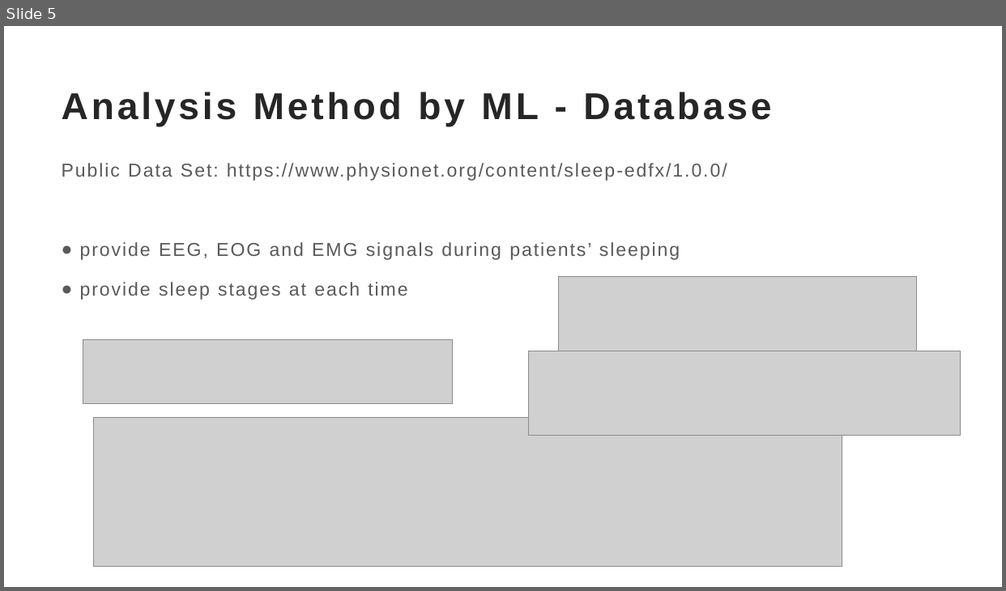
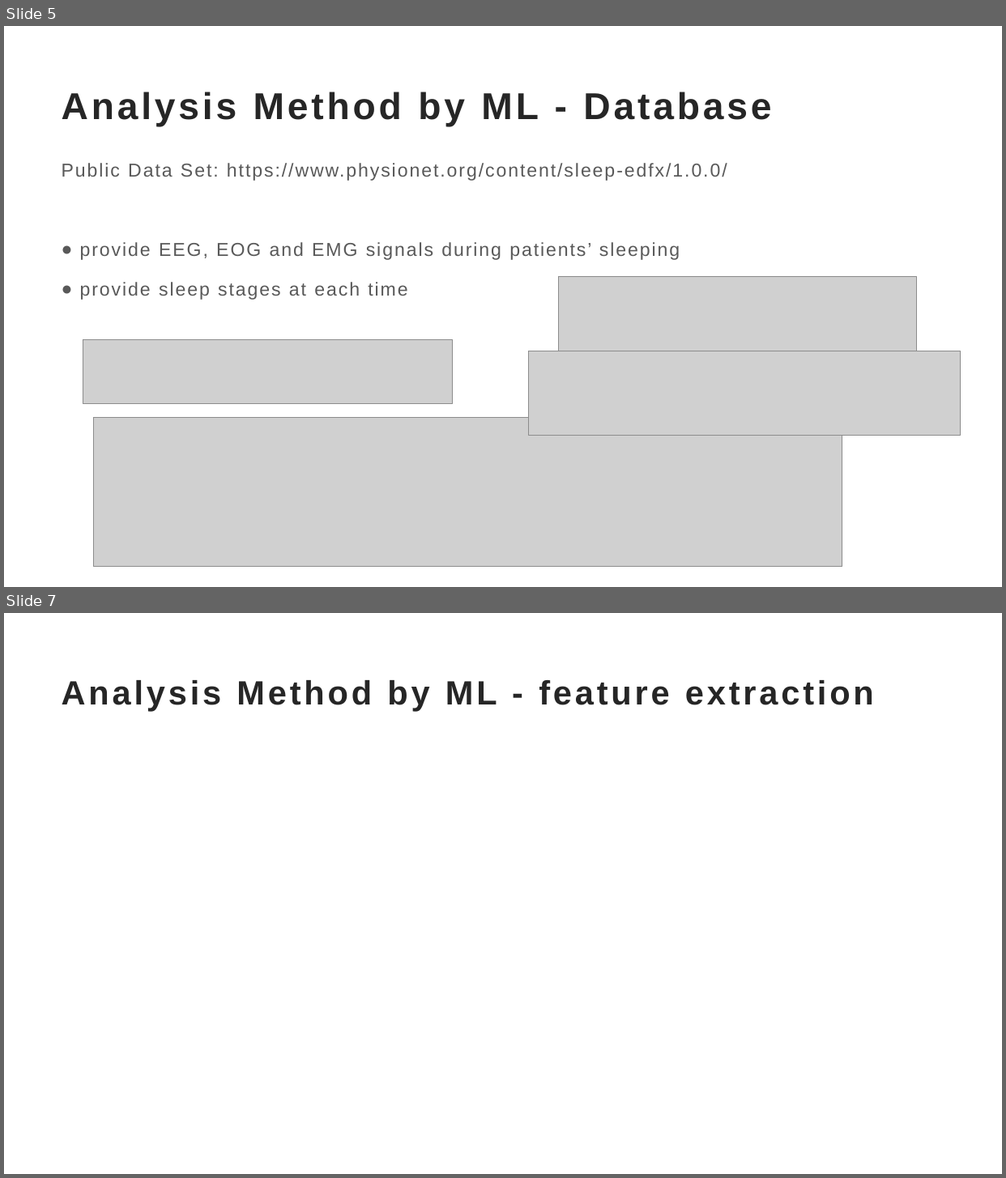
Before and after one commit to TonyHGF/EEG-Sleep-Staging, a slide deck: pre/slides.pptx. Shown one above the other, each under a label of ours: slide 5 before the commit, slides 5 and 7 after it; the slides between them are not shown. The pictures are 1006x591 and 1006x1178 pixels, drawn with LibreOffice and Linux fonts; fonts in the diff are those of the drawing; grey boxes stand for pictures. Boxes give left, top, right and bottom in pixels: in the first picture for what was removed or moved away, otherwise in the second. Text is boxed around its words. In the diff, an @@ line names an element or a change of style, - is before the commit and + after.

```diff
--- a/pre/slides.pptx
+++ b/pre/slides.pptx
@@ slide 7 added at (4, 613, 1002, 1174), background #FFFFFF @@
@@ title added at (62, 680, 874, 711), 32.4 pt, text #262626, bold @@
+Analysis Method by ML - feature extraction
```
Also in this commit, not shown: 1 slide changed, 3 other files.
